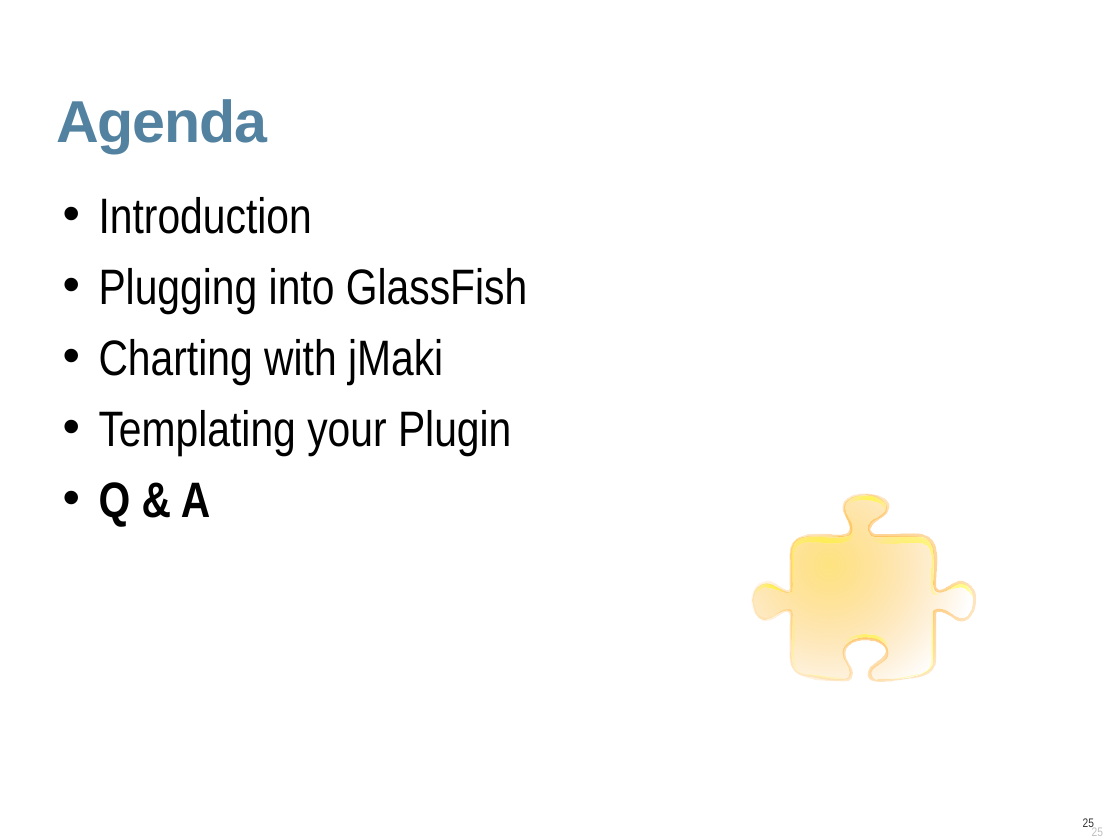
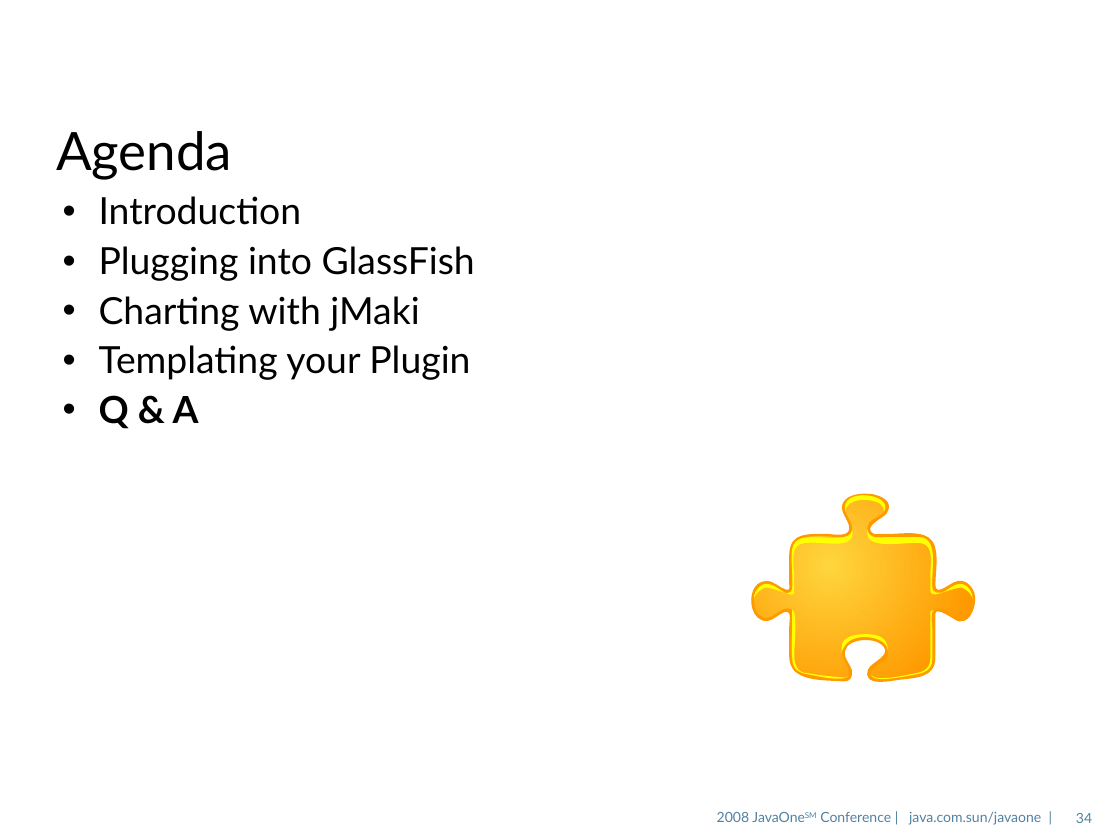
Before and after one commit to javaee/glassfish, a slide deck: slide 34 of v3/admingui/j1plugin/gfplugin/4520_gfplugin.odp (slide 25 before the commit). Drawn at 1120x840 pixels with LibreOffice and Linux fonts; fonts in the diff are those of the drawing; background and template pictures are left out. Boxes give left, top, right and bottom in pixels: in the first picture for what was removed or moved away, otherwise in the second. Text is boxed around its words. In the diff, an @@ line names an element or a change of style, - is before the commit and + after.

```diff
--- a/v3/admingui/j1plugin/gfplugin/4520_gfplugin.odp
+++ b/v3/admingui/j1plugin/gfplugin/4520_gfplugin.odp
@@ title "Agenda" at (x1=56, y1=131, x2=232, y2=179): size 38 to 34 pt, font Arial to Lato, text colour #5382A1 to #000000, letter spacing -0.7 to 0 pt, bold off; line spacing 0.9 to 0.85; vertical alignment top to middle @@
@@ text "Introduction" at (x1=99, y1=196, x2=475, y2=429): size 32 to 24 pt, font Arial Narrow to Lato; line spacing 0.85 to 0.9; less space between paragraphs @@
@@ freeform shape at (x1=752, y1=494, x2=976, y2=682): fill gradient #FF9900 to #FF9900 @@
@@ fill gradient #FFFF00 to #FFFF00 in 8 elements at (x1=844, y1=495, x2=885, y2=512), (x1=778, y1=529, x2=853, y2=595), (x1=867, y1=530, x2=949, y2=595), (x1=870, y1=610, x2=934, y2=680), (x1=792, y1=609, x2=849, y2=679), (x1=841, y1=634, x2=887, y2=653), (x1=754, y1=584, x2=784, y2=599), (x1=943, y1=584, x2=972, y2=599) @@
@@ text added at (x1=717, y1=812, x2=1041, y2=825), 9 pt, text #5382A1 @@
+2008 JavaOneSM Conference | java.com.sun/javaone |
@@ page number added at (x1=1076, y1=813, x2=1092, y2=823), 9 pt, text #5483A1 @@
+34
@@ page number removed at (x1=1083, y1=818, x2=1094, y2=827) @@
-25
```
Also in this commit, not shown: 27 other slides changed, 10 slides added, 1 slide removed.
